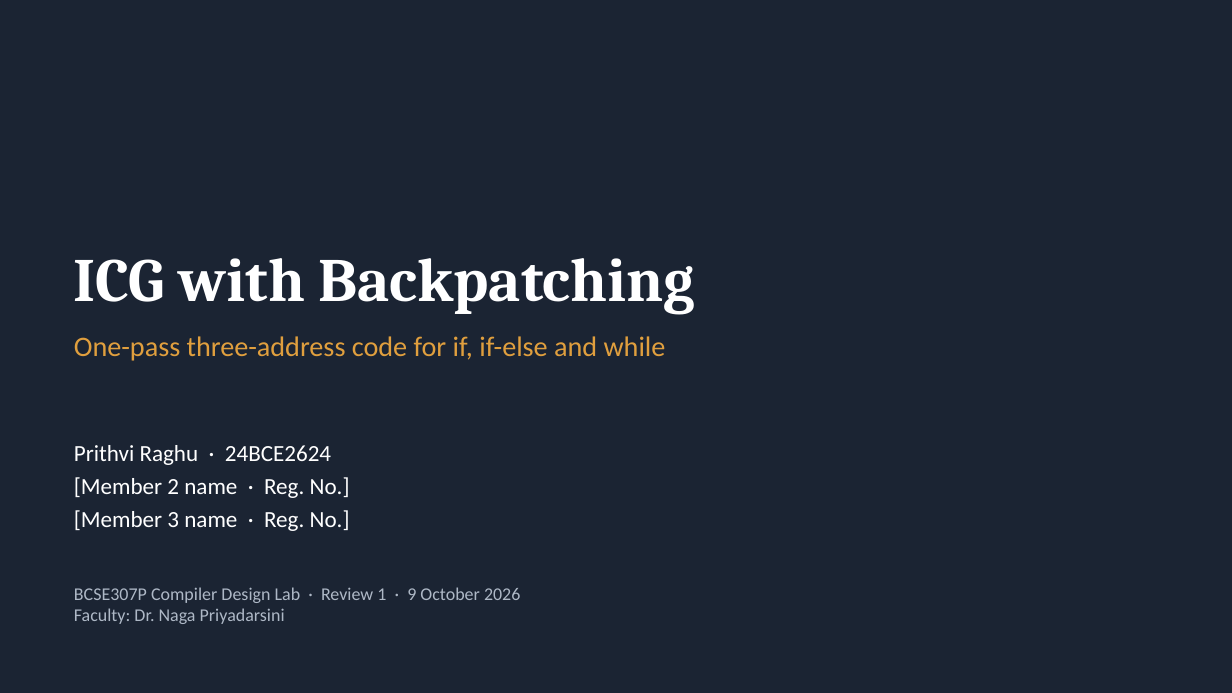
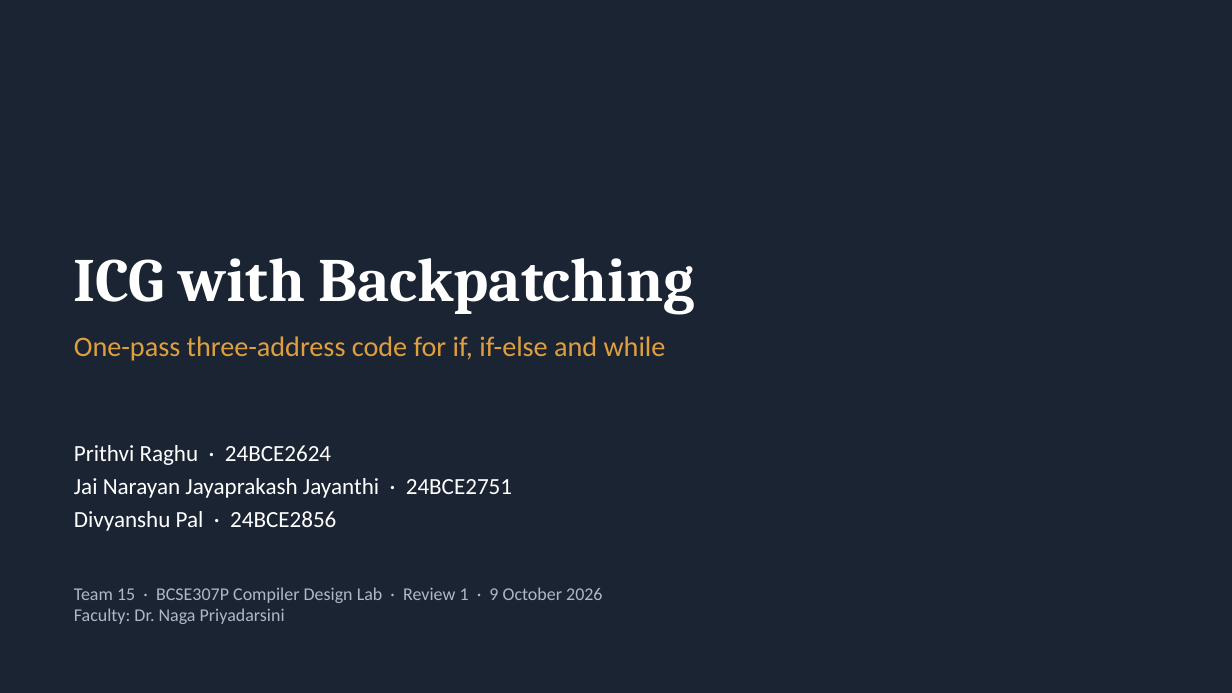
Before and after one commit to Prithvi8706/ICG, a slide deck: slide 1 of docs/review1.pptx. Drawn at 1232x693 pixels with LibreOffice and Linux fonts; fonts in the diff are those of the drawing. Boxes give left, top, right and bottom in pixels: in the first picture for what was removed or moved away, otherwise in the second. Text is boxed around its words. In the diff, an @@ line names an element or a change of style, - is before the commit and + after.

Commit message:
Add team member names to Review 1 slides

```diff
--- a/docs/review1.pptx
+++ b/docs/review1.pptx
@@ text at <box>74,478,512,531</box>: text changed @@
-[Member 2 name · Reg. No.]
-[Member 3 name · Reg. No.]
+Jai Narayan Jayaprakash Jayanthi · 24BCE2751
+Divyanshu Pal · 24BCE2856
@@ text at <box>74,587,602,603</box>: text changed @@
-BCSE307P Compiler Design Lab · Review 1 · 9 October 2026
+Team 15 · BCSE307P Compiler Design Lab · Review 1 · 9 October 2026
```
Also in this commit, not shown: 1 other file.
